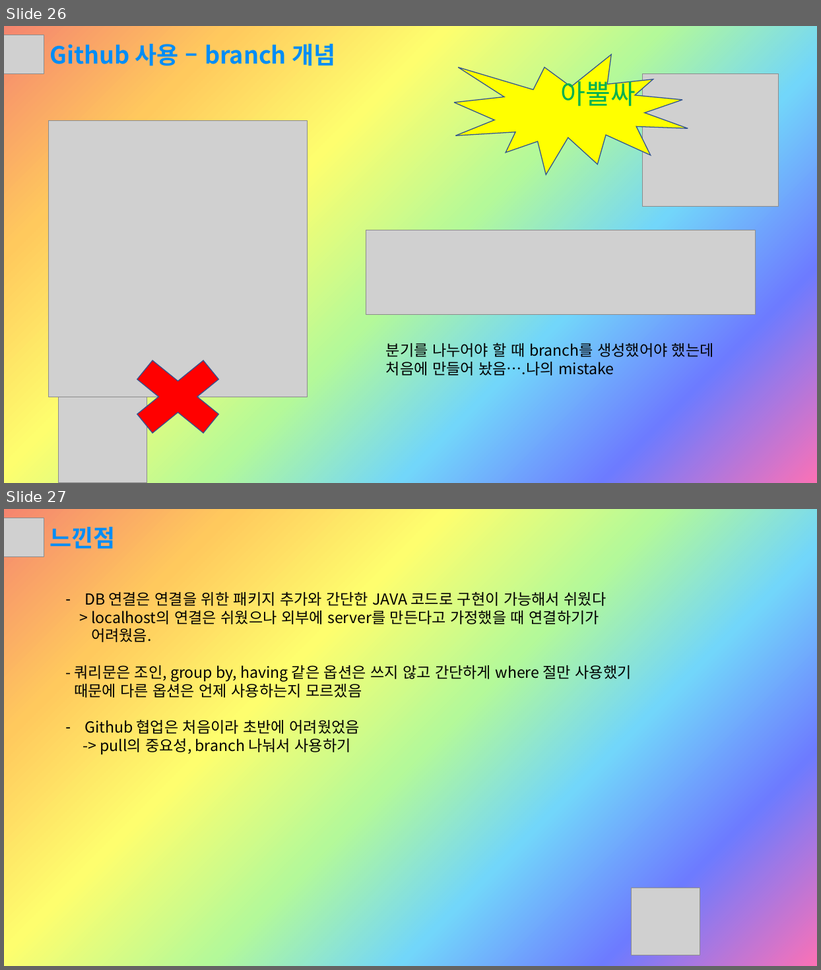
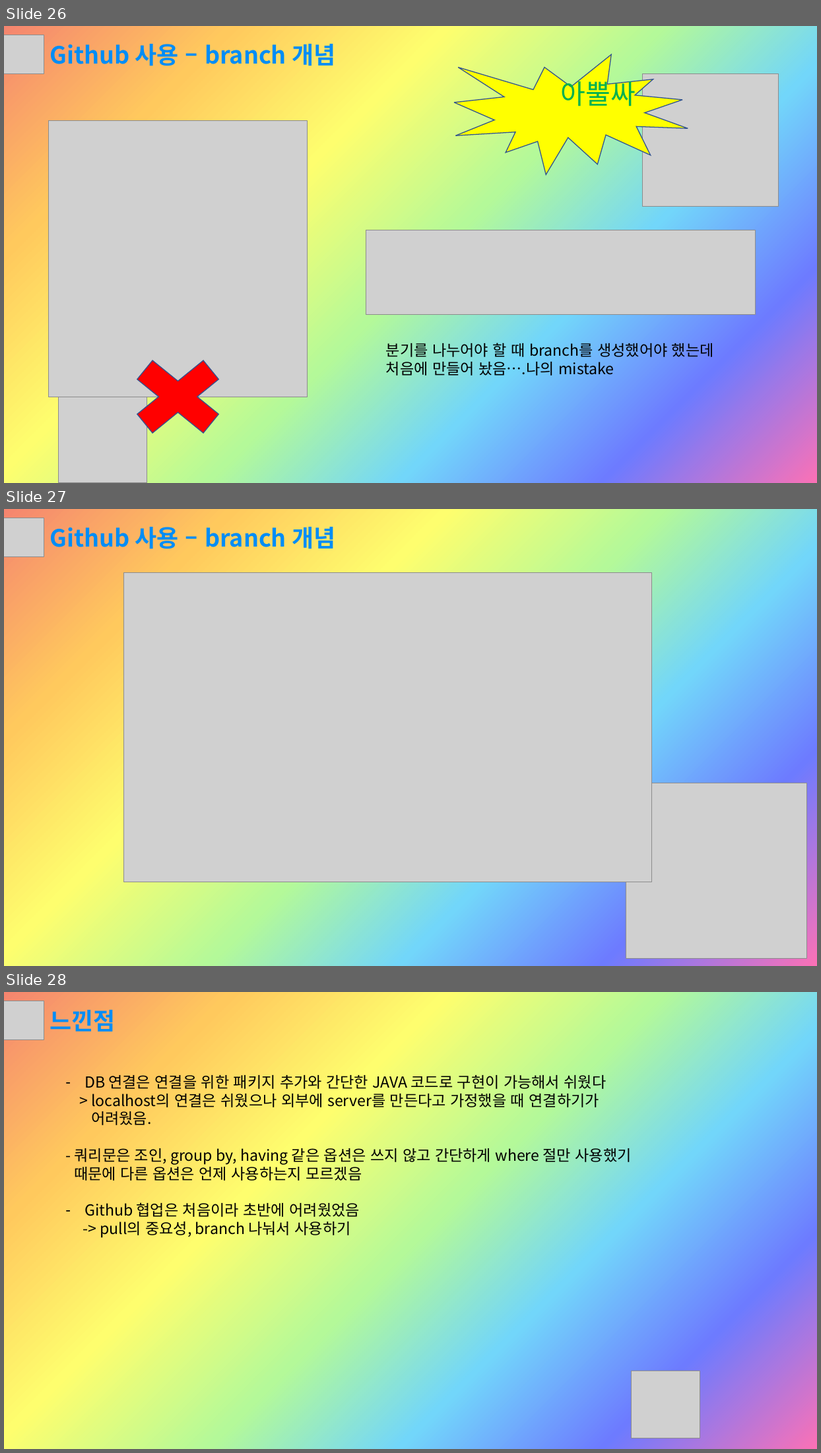
Before and after one commit to Sujin-Lim/DB-Project2, a slide deck: Button.pptx. Shown one above the other, each under a label of ours: slides 26 and 27 before the commit, slides 26, 27 and 28 after it. The pictures are 821x970 and 821x1453 pixels, drawn with LibreOffice and Linux fonts; fonts in the diff are those of the drawing; grey boxes stand for pictures. Boxes give left, top, right and bottom in pixels: in the first picture for what was removed or moved away, otherwise in the second. Text is boxed around its words. In the diff, an @@ line names an element or a change of style, - is before the commit and + after.

```diff
--- a/Button.pptx
+++ b/Button.pptx
@@ slide 27 added at [4,509,817,966], background gradient #F5856F to #FFC95D to #FEFE6E to #B4F999 to #72D6FA to #6D7BFF to #FB71B6 @@
@@ picture added at [4,518,44,557] @@
@@ text added at [50,527,335,549], 28 pt, text #008DF6, bold @@
+Github 사용 – branch 개념
@@ picture added at [124,572,652,882] @@
@@ picture added at [626,784,807,959] @@
@@ what was slide 27 is now slide 28 @@
```
Also in this commit, not shown: 2 slides changed, 1 other file.
